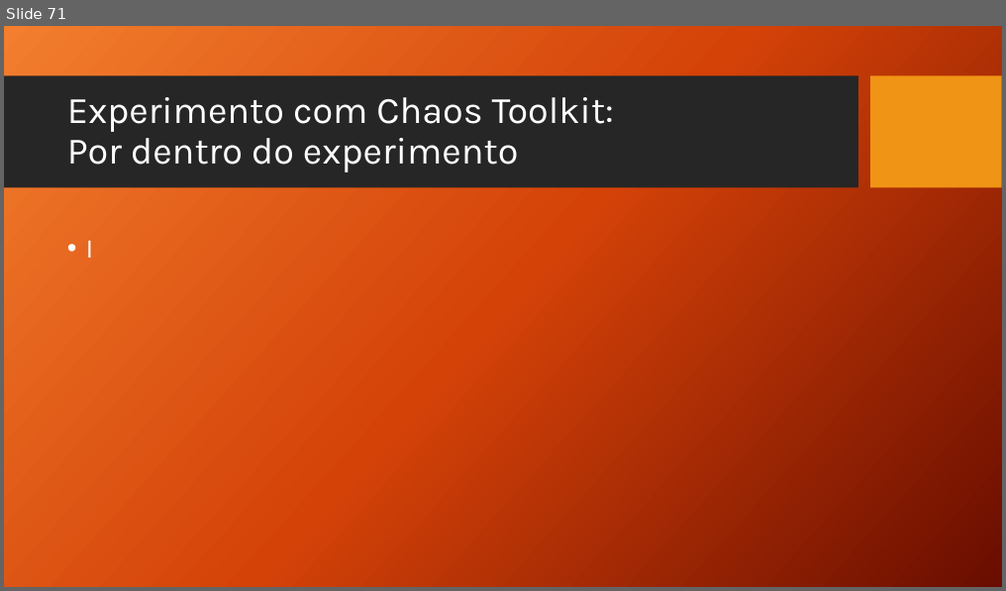
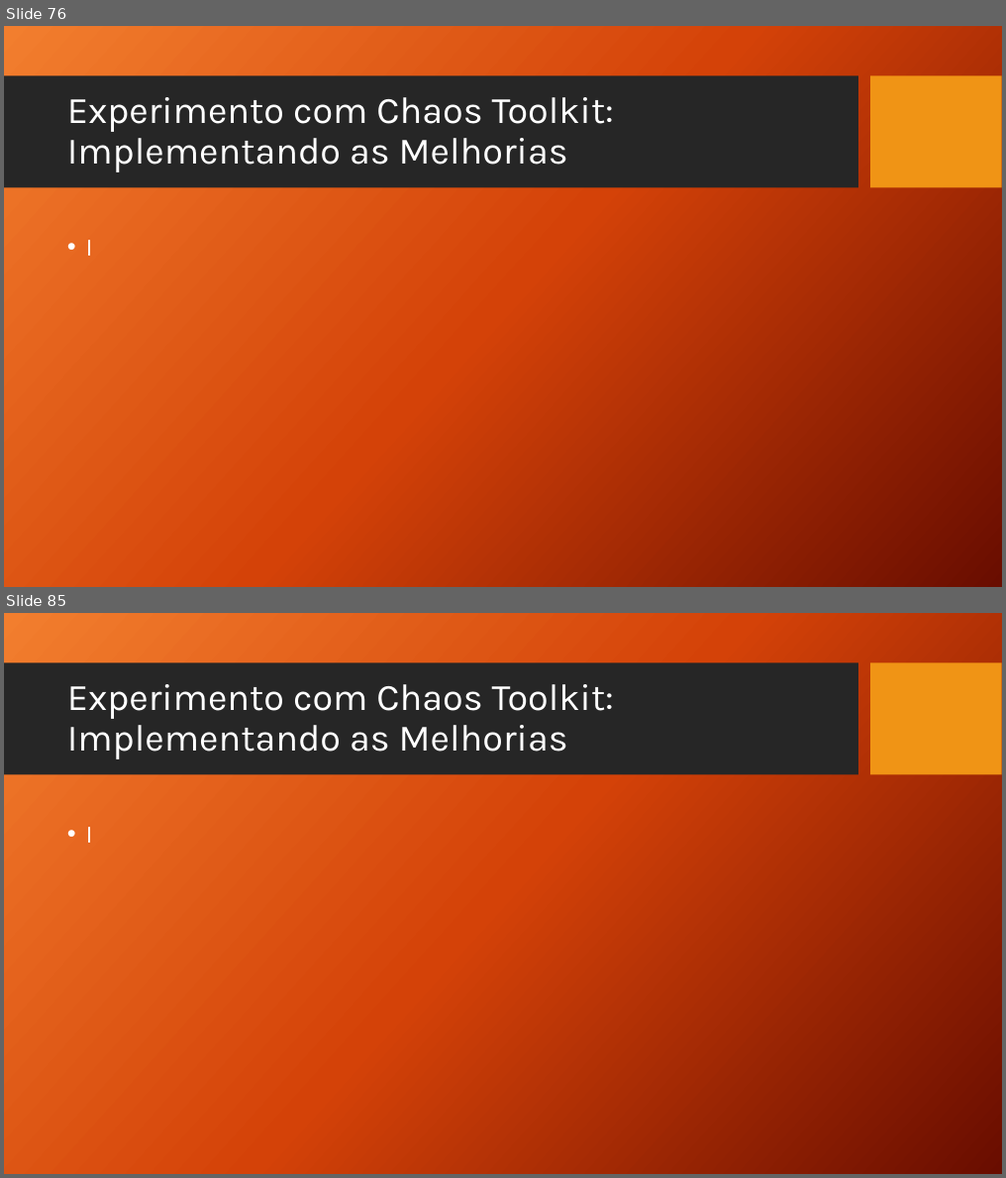
Before and after one commit to TCC-Chaos-Engineering/docs-chaos-engineering, a slide deck: docs/Chaos Engineering - Das Hipoteses aos Testes.pptx. Shown one above the other, each under a label of ours: slide 71 before the commit, slides 76 and 85 after it; the slides between them are not shown. The pictures are 1006x591 and 1006x1178 pixels, drawn with LibreOffice and Linux fonts; fonts in the diff are those of the drawing; background and template pictures are left out. Boxes give left, top, right and bottom in pixels: in the first picture for what was removed or moved away, otherwise in the second. Text is boxed around its words. In the diff, an @@ line names an element or a change of style, - is before the commit and + after.

Commit message:
Chaos Toolkit - Validando Melhorias

```diff
--- a/docs/Chaos Engineering - Das Hipoteses aos Testes.pptx
+++ b/docs/Chaos Engineering - Das Hipoteses aos Testes.pptx
@@ slide 85 added at [4, 613, 1002, 1174], background picture (left out); not listed: 2 template elements that a slide beside it also shows @@
@@ title added at [67, 684, 614, 760], 36 pt, text #FFFFFF @@
+Experimento com Chaos Toolkit:
+Implementando as Melhorias
@@ text added at [86, 827, 93, 843], 24 pt, text #FFFFFF @@
+• I
@@ what was slide 71 is now slide 76 @@
@@ slide 76 changed as well @@
@@ title at [67, 97, 614, 173]: text changed @@
-Experimento com Chaos Toolkit:
-Por dentro do experimento
+Experimento com Chaos Toolkit:
+Implementando as Melhorias
@@ text "I" at [86, 240, 93, 256]: size 26 to 24 pt @@
```
Also in this commit, not shown: 6 other slides changed, 28 other slides added.
